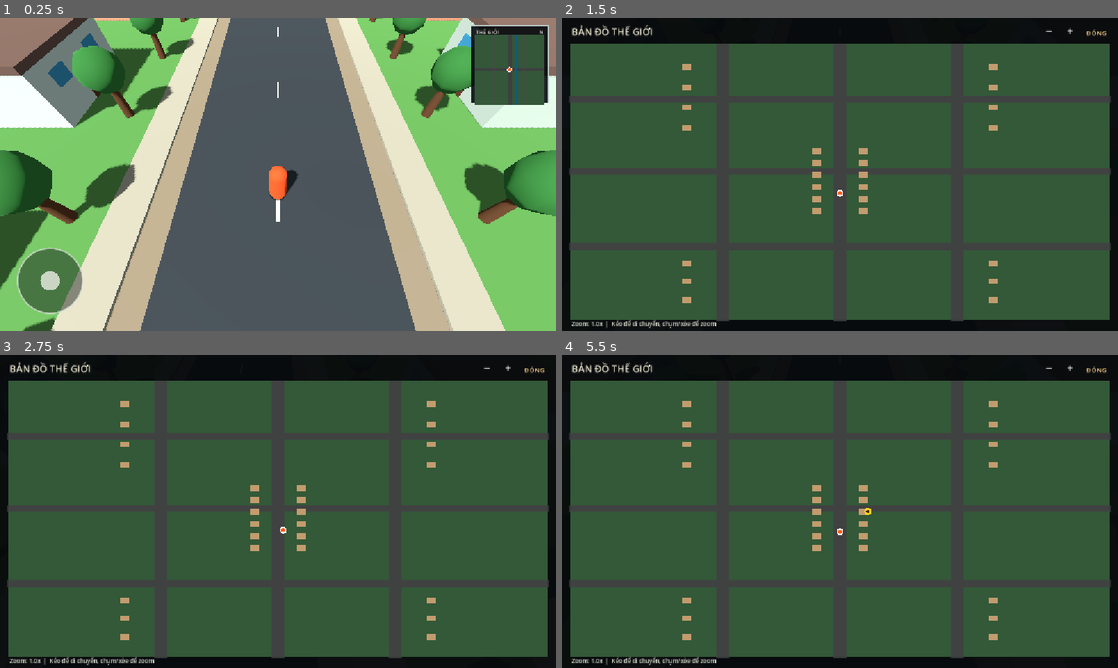
Above: before the commit, frames 1-4 (two rows, left to right).
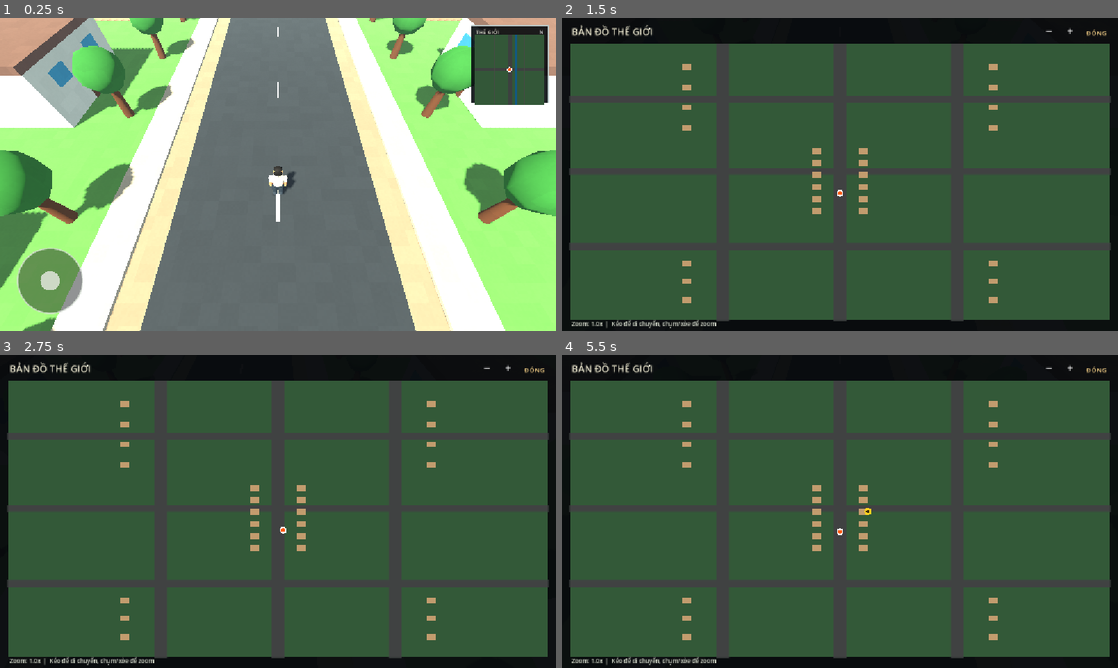
Above: after the commit, the same moments.

Repository: aohmn/GameDemo
Game: Godot game, scene res://scenes/boot/boot.tscn
Two runs of this game, one before a commit and one after it. Both use one fixed random seed, a clock stepped at 60 frames per second and the inputs below.
Inputs (mouse positions are in pixels of both pictures, inside the frame that each line leads up to):
- Up to frame 1 (0.25 s): no input
- Up to frame 2 (1.5 s): tap Enter at 0.5 s; drag from (1073, 64) to (895, 105) at 0.52 s; tap Space at 1.25 s; drag from (728, 190) to (812, 237) at 1.27 s
- Up to frame 3 (2.75 s): tap Enter at 2 s; move the mouse to (333, 442) at 2.02 s; hold Right (ui_right) from 2.03 s (still down)
- Up to frame 4 (5.5 s): release Right (ui_right) at 2.75 s; tap Space at 2.75, 4.25 s; drag from (812, 574) to (673, 464) at 2.77 s; tap Enter at 3.5 s; move the mouse to (1006, 558) at 3.52 s; hold Left (ui_left) 3.53-4.25 s; drag from (673, 464) to (756, 433) at 4.27 s; move the mouse to (867, 511) at 5.02 s; hold Down (ui_down) from 5.03 s (still down); click (867, 511) at 5.17 s

The runs differ from the first frame. In frame 1, 80% of the frame differs, in the area x 0-100%, y 0-100%; in frame 2, less than 0.1%; in frame 3, less than 0.1%; in frame 4, less than 0.1%.

Commit message:
Improve procedural shaders and 3D player visuals

Diff:
--- a/project.godot
+++ b/project.godot
@@ -24,6 +24,7 @@
 
 window/stretch/mode="canvas_items"
 window/stretch/aspect="expand"
+window/handheld/orientation=4
 
 [physics]
 
--- /dev/null
+++ b/world/map/characters/player_visual.gd
@@ -0,0 +1,139 @@
+extends Node3D
+class_name PlayerVisual
+
+@export var skin_color: Color = Color(0.70, 0.43, 0.29)
+@export var shirt_color: Color = Color(0.78, 0.73, 0.59)
+@export var pants_color: Color = Color(0.12, 0.16, 0.19)
+@export var hair_color: Color = Color(0.055, 0.045, 0.04)
+
+var _left_arm: Node3D
+var _right_arm: Node3D
+var _left_leg: Node3D
+var _right_leg: Node3D
+var _time: float = 0.0
+var _body_materials: Dictionary = {}
+
+
+func _ready() -> void:
+	_build_character()
+
+
+func _process(delta: float) -> void:
+	_time += delta
+	var actor := get_parent() as CharacterBody3D
+	if actor == null:
+		return
+
+	var horizontal_speed := Vector2(actor.velocity.x, actor.velocity.z).length()
+	var movement_weight := clampf(horizontal_speed / 3.0, 0.0, 1.0)
+	var walk_phase := _time * 8.5
+	var swing := sin(walk_phase) * 0.48 * movement_weight
+
+	_left_leg.rotation.x = swing
+	_right_leg.rotation.x = -swing
+	_left_arm.rotation.x = -swing * 0.72
+	_right_arm.rotation.x = swing * 0.72
+	rotation.z = sin(_time * 2.0) * 0.025 * movement_weight
+	position.y = absf(sin(walk_phase * 2.0)) * 0.035 * movement_weight
+
+
+func _build_character() -> void:
+	# Tỷ lệ người trưởng thành khoảng 1,72 m; dựng hoàn toàn bằng primitive mesh.
+	_add_capsule("Torso", Vector3(0.0, 1.18, 0.0), 0.235, 0.62, shirt_color)
+	_add_sphere("Pelvis", Vector3(0.0, 0.83, 0.0), Vector3(0.235, 0.17, 0.15), pants_color)
+	_add_cylinder("Neck", Vector3(0.0, 1.55, 0.0), 0.075, 0.12, skin_color)
+	_add_sphere("Head", Vector3(0.0, 1.70, 0.0), Vector3(0.145, 0.19, 0.135), skin_color)
+	_add_sphere("HairCap", Vector3(0.0, 1.825, 0.012), Vector3(0.15, 0.085, 0.14), hair_color)
+	_add_sphere("HairBack", Vector3(0.0, 1.72, 0.105), Vector3(0.14, 0.16, 0.065), hair_color)
+
+	# Mặt hướng -Z.
+	_add_sphere("Nose", Vector3(0.0, 1.69, -0.132), Vector3(0.026, 0.038, 0.035), skin_color.lightened(0.08))
+	_add_sphere("EyeLeft", Vector3(-0.052, 1.725, -0.126), Vector3(0.012, 0.014, 0.008), Color(0.035, 0.025, 0.02))
+	_add_sphere("EyeRight", Vector3(0.052, 1.725, -0.126), Vector3(0.012, 0.014, 0.008), Color(0.035, 0.025, 0.02))
+	_add_sphere("EarLeft", Vector3(-0.15, 1.69, 0.0), Vector3(0.035, 0.055, 0.04), skin_color)
+	_add_sphere("EarRight", Vector3(0.15, 1.69, 0.0), Vector3(0.035, 0.055, 0.04), skin_color)
+
+	_left_arm = _make_pivot("LeftArm", Vector3(-0.265, 1.39, 0.0))
+	_right_arm = _make_pivot("RightArm", Vector3(0.265, 1.39, 0.0))
+	_add_capsule_to(_left_arm, "UpperArm", Vector3(0.0, -0.17, 0.0), 0.085, 0.36, shirt_color)
+	_add_capsule_to(_right_arm, "UpperArm", Vector3(0.0, -0.17, 0.0), 0.085, 0.36, shirt_color)
+	_add_capsule_to(_left_arm, "Forearm", Vector3(0.0, -0.40, -0.005), 0.065, 0.30, skin_color)
+	_add_capsule_to(_right_arm, "Forearm", Vector3(0.0, -0.40, -0.005), 0.065, 0.30, skin_color)
+	_add_sphere_to(_left_arm, "Hand", Vector3(0.0, -0.57, -0.01), Vector3(0.065, 0.075, 0.055), skin_color)
+	_add_sphere_to(_right_arm, "Hand", Vector3(0.0, -0.57, -0.01), Vector3(0.065, 0.075, 0.055), skin_color)
+
+	_left_leg = _make_pivot("LeftLeg", Vector3(-0.12, 0.77, 0.0))
+	_right_leg = _make_pivot("RightLeg", Vector3(0.12, 0.77, 0.0))
+	_add_capsule_to(_left_leg, "Thigh", Vector3(0.0, -0.20, 0.0), 0.105, 0.43, pants_color)
+	_add_capsule_to(_right_leg, "Thigh", Vector3(0.0, -0.20, 0.0), 0.105, 0.43, pants_color)
+	_add_capsule_to(_left_leg, "Shin", Vector3(0.0, -0.49, 0.0), 0.078, 0.34, pants_color.lightened(0.06))
+	_add_capsule_to(_right_leg, "Shin", Vector3(0.0, -0.49, 0.0), 0.078, 0.34, pants_color.lightened(0.06))
+	_add_sphere_to(_left_leg, "Shoe", Vector3(0.0, -0.68, -0.055), Vector3(0.095, 0.065, 0.17), Color(0.16, 0.15, 0.13))
+	_add_sphere_to(_right_leg, "Shoe", Vector3(0.0, -0.68, -0.055), Vector3(0.095, 0.065, 0.17), Color(0.16, 0.15, 0.13))
+
+
+func _make_pivot(node_name: String, pivot_position: Vector3) -> Node3D:
+	var pivot := Node3D.new()
+	pivot.name = node_name
+	pivot.position = pivot_position
+	add_child(pivot)
+	return pivot
+
+
+func _material(color: Color) -> StandardMaterial3D:
+	var key := color.to_html(true)
+	if _body_materials.has(key):
+		return _body_materials[key] as StandardMaterial3D
+	var material := StandardMaterial3D.new()
+	material.albedo_color = color
+	material.roughness = 0.78
+	material.metallic = 0.0
+	material.specular_mode = BaseMaterial3D.SPECULAR_SCHLICK_GGX
+	_body_materials[key] = material
+	return material
+
+
+func _add_capsule(node_name: String, at: Vector3, radius: float, height: float, color: Color) -> void:
+	_add_capsule_to(self, node_name, at, radius, height, color)
+
+
+func _add_capsule_to(parent: Node3D, node_name: String, at: Vector3, radius: float, height: float, color: Color) -> void:
+	var mesh := CapsuleMesh.new()
+	mesh.radius = radius
+	mesh.height = height
+	mesh.radial_segments = 12
+	mesh.rings = 5
+	_add_mesh(parent, node_name, at, mesh, color)
+
+
+func _add_sphere(node_name: String, at: Vector3, scale_value: Vector3, color: Color) -> void:
+	_add_sphere_to(self, node_name, at, scale_value, color)
+
+
+func _add_sphere_to(parent: Node3D, node_name: String, at: Vector3, scale_value: Vector3, color: Color) -> void:
+	var mesh := SphereMesh.new()
+	mesh.radius = 0.5
+	mesh.height = 1.0
+	mesh.radial_segments = 16
+	mesh.rings = 8
+	var instance := _add_mesh(parent, node_name, at, mesh, color)
+	instance.scale = scale_value * 2.0
+
+
+func _add_cylinder(node_name: String, at: Vector3, radius: float, height: float, color: Color) -> void:
+	var mesh := CylinderMesh.new()
+	mesh.top_radius = radius
+	mesh.bottom_radius = radius
+	mesh.height = height
+	mesh.radial_segments = 12
+	_add_mesh(self, node_name, at, mesh, color)
+
+
+func _add_mesh(parent: Node3D, node_name: String, at: Vector3, mesh: Mesh, color: Color) -> MeshInstance3D:
+	var instance := MeshInstance3D.new()
+	instance.name = node_name
+	instance.position = at
+	instance.mesh = mesh
+	instance.material_override = _material(color)
+	parent.add_child(instance)
+	return instance
--- a/world/map/map_controller.gd
+++ b/world/map/map_controller.gd
@@ -5,6 +5,7 @@
 const TRAVEL_META_KEY := "projectgame_spawn_point_id"
 
 const MINIMAP_SCRIPT: Script = preload("res://world/map/minimap.gd")
+const SURFACE_SHADER: Shader = preload("res://world/map/shaders/procedural_surface.gdshader")
 
 @export var map_type: String = "residential"
 @export_file("*.tscn") var destination_scene_path: String = ""
@@ -47,16 +48,23 @@
 	environment_data.background_mode = Environment.BG_COLOR
 	environment_data.background_color = Color(0.52, 0.72, 0.86)
 	environment_data.ambient_light_source = Environment.AMBIENT_SOURCE_COLOR
-	environment_data.ambient_light_color = Color(0.78, 0.82, 0.88)
-	environment_data.ambient_light_energy = 0.65
+	environment_data.ambient_light_color = Color(0.82, 0.86, 0.92)
+	environment_data.ambient_light_energy = 0.82
+	environment_data.tonemap_mode = Environment.TONE_MAPPER_FILMIC
+	environment_data.tonemap_exposure = 1.0
+	environment_data.fog_enabled = true
+	environment_data.fog_light_color = Color(0.66, 0.76, 0.81)
+	environment_data.fog_density = 0.0018
 
 	world_environment.environment = environment_data
 	add_child(world_environment)
 
 	var sunlight := DirectionalLight3D.new()
 	sunlight.rotation_degrees = Vector3(-52.0, -32.0, 0.0)
-	sunlight.light_energy = 1.15
+	sunlight.light_energy = 1.25
+	sunlight.light_color = Color(1.0, 0.93, 0.82)
 	sunlight.shadow_enabled = true
+	sunlight.directional_shadow_max_distance = 85.0
 	add_child(sunlight)
 
 
@@ -594,10 +602,12 @@
 	return instance
 
 
-func _make_material(color: Color) -> StandardMaterial3D:
-	var material := StandardMaterial3D.new()
-	material.albedo_color = color
-	material.roughness = 0.9
+func _make_material(color: Color) -> ShaderMaterial:
+	var material := ShaderMaterial.new()
+	material.shader = SURFACE_SHADER
+	material.set_shader_parameter("base_color", color)
+	material.set_shader_parameter("roughness_value", 0.88)
+	material.set_shader_parameter("surface_detail", 0.018)
 	return material
 
 
--- a/world/map/scenes/map_root.tscn
+++ b/world/map/scenes/map_root.tscn
@@ -1,22 +1,14 @@
-[gd_scene load_steps=7 format=3]
+[gd_scene load_steps=6 format=3]
 
 [ext_resource type="Script" path="res://world/map/map_controller.gd" id="1_map"]
 [ext_resource type="Script" path="res://world/map/player_controller.gd" id="2_player"]
 [ext_resource type="Script" path="res://world/map/virtual_joystick.gd" id="3_joystick"]
+[ext_resource type="Script" path="res://world/map/characters/player_visual.gd" id="4_visual"]
 
 [sub_resource type="CapsuleShape3D" id="CapsuleShape_Player"]
 radius = 0.35
 height = 1.8
 
-[sub_resource type="CapsuleMesh" id="CapsuleMesh_Player"]
-radius = 0.35
-height = 1.8
-radial_segments = 10
-rings = 6
-
-[sub_resource type="StandardMaterial3D" id="PlayerMaterial"]
-albedo_color = Color(0.82, 0.28, 0.12, 1)
-roughness = 0.85
 
 [node name="MapRoot" type="Node3D"]
 script = ExtResource("1_map")
@@ -35,10 +27,8 @@
 position = Vector3(0, 0.9, 0)
 shape = SubResource("CapsuleShape_Player")
 
-[node name="BodyMesh" type="MeshInstance3D" parent="Player"]
-position = Vector3(0, 0.9, 0)
-mesh = SubResource("CapsuleMesh_Player")
-material_override = SubResource("PlayerMaterial")
+[node name="VisualRoot" type="Node3D" parent="Player"]
+script = ExtResource("4_visual")
 
 [node name="CameraPivot" type="Node3D" parent="Player"]
 position = Vector3(0, 1.5, 0)
--- /dev/null
+++ b/world/map/shaders/procedural_surface.gdshader
@@ -0,0 +1,35 @@
+shader_type spatial;
+render_mode diffuse_burley, specular_schlick_ggx;
+
+uniform vec4 base_color : source_color = vec4(0.42, 0.45, 0.40, 1.0);
+uniform float roughness_value : hint_range(0.0, 1.0) = 0.82;
+uniform float surface_detail : hint_range(0.0, 0.12) = 0.025;
+uniform float fresnel_strength : hint_range(0.0, 0.15) = 0.035;
+
+varying vec3 world_position;
+
+float hash_position(vec3 p) {
+    p = fract(p * 0.3183099 + vec3(0.1, 0.2, 0.3));
+    p *= 17.0;
+    return fract(p.x * p.y * p.z * (p.x + p.y + p.z));
+}
+
+void vertex() {
+    world_position = (MODEL_MATRIX * vec4(VERTEX, 1.0)).xyz;
+}
+
+void fragment() {
+    float broad_variation = hash_position(floor(world_position * 1.7));
+    float fine_variation = hash_position(floor(world_position * 13.0));
+    float variation = (broad_variation - 0.5) * 0.045
+        + (fine_variation - 0.5) * surface_detail;
+
+    vec3 normal_view = normalize(NORMAL);
+    float rim = pow(1.0 - max(dot(normal_view, VIEW), 0.0), 3.0);
+
+    ALBEDO = max(base_color.rgb * (1.0 + variation), vec3(0.0));
+    ROUGHNESS = roughness_value;
+    METALLIC = 0.0;
+    SPECULAR = 0.28;
+    EMISSION = base_color.rgb * rim * fresnel_strength * 0.12;
+}
Not shown, added: world/map/characters/player_visual.gd.uid
Not shown, added: world/map/shaders/procedural_surface.gdshader.uid
Not shown, changed: CHANGELOG.md
Not shown, added: project.godot.bak
